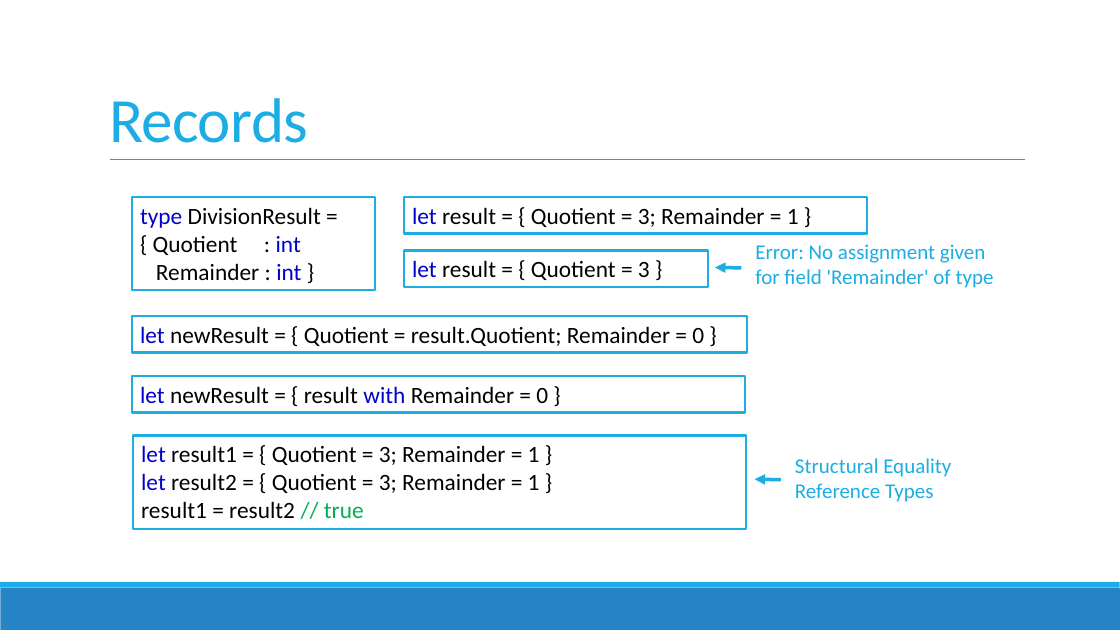
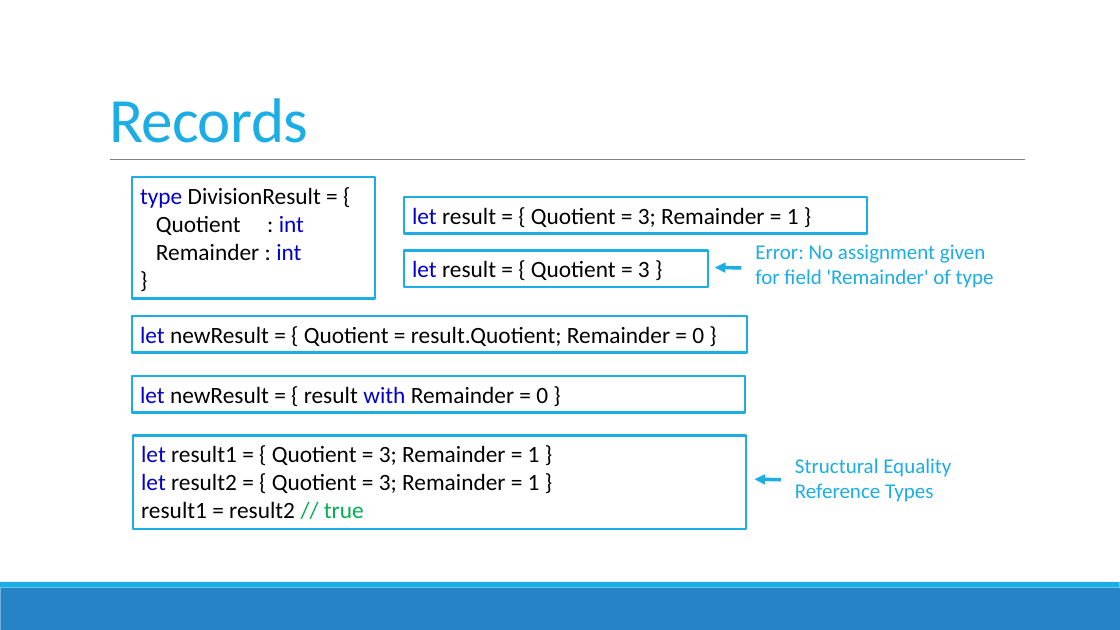
Before and after one commit to jorgef/fsharpworkshop, a slide deck: slide 23 of FSharpWorkshop_Slides.pptx. Drawn at 1120x630 pixels with LibreOffice and Linux fonts; fonts in the diff are those of the drawing. Boxes give left, top, right and bottom in pixels: in the first picture for what was removed or moved away, otherwise in the second. Text is boxed around its words. In the diff, an @@ line names an element or a change of style, - is before the commit and + after.

Commit message:
Changed records syntax and improved wording

```diff
--- a/FSharpWorkshop_Slides.pptx
+++ b/FSharpWorkshop_Slides.pptx
@@ rectangle "type DivisionResult = {" resized from (x1=132, y1=197, x2=375, y2=290) to (x1=132, y1=177, x2=375, y2=299) @@
@@ text in rectangle at (x1=140, y1=187, x2=321, y2=260): text changed @@
-type DivisionResult =
-{ Quotient : int
-Remainder : int }
+type DivisionResult = {
+Quotient : int
+Remainder : int
+}
```
Also in this commit, not shown: 2 other slides changed, 16 other files.
